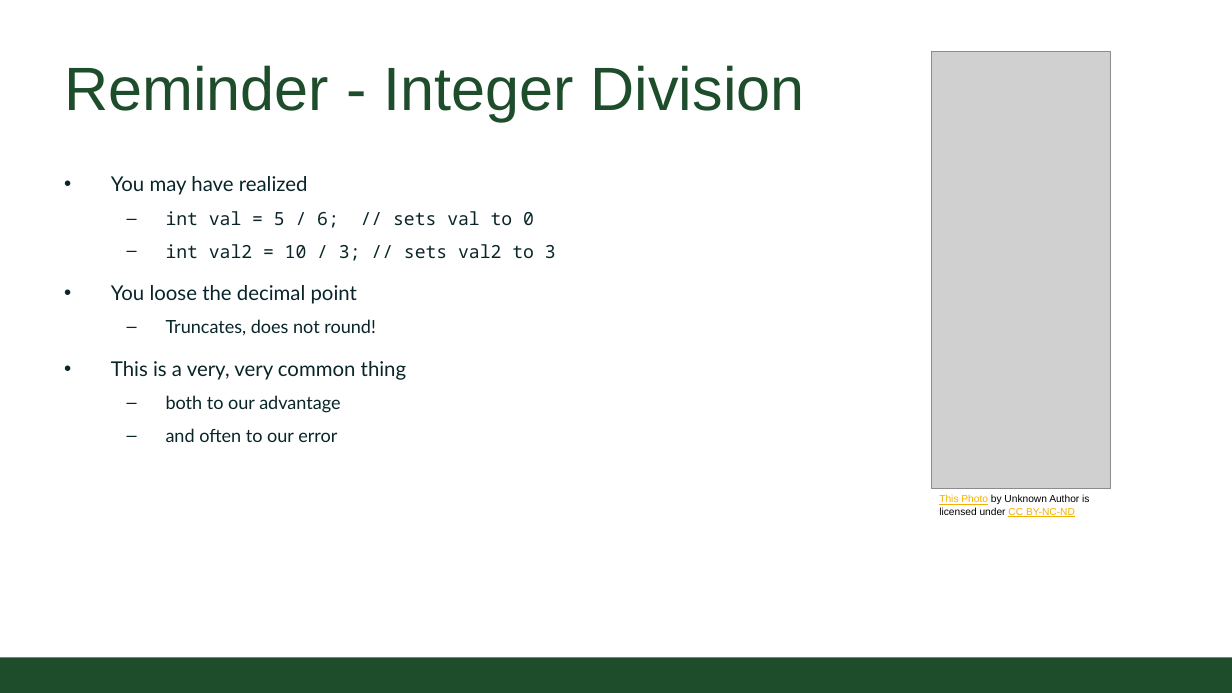
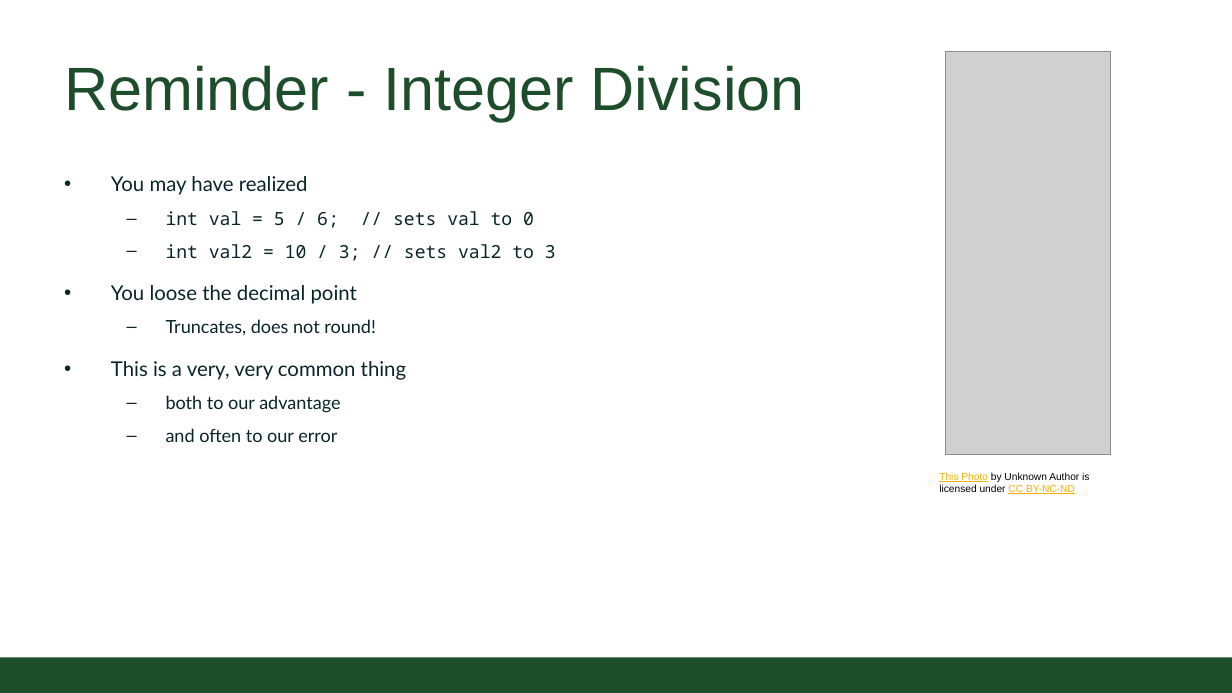
Before and after one commit to coloradostateuniversity/CSUCS1ClassExamples, a slide deck: slide 3 of slides/Online/2020/07c - modulo.pptx. Drawn at 1232x693 pixels with LibreOffice and Linux fonts; fonts in the diff are those of the drawing; grey boxes stand for pictures; background and template pictures are left out. Boxes give left, top, right and bottom in pixels: in the first picture for what was removed or moved away, otherwise in the second. Text is boxed around its words. In the diff, an @@ line names an element or a change of style, - is before the commit and + after.

```diff
--- a/slides/Online/2020/07c - modulo.pptx
+++ b/slides/Online/2020/07c - modulo.pptx
@@ picture: place and size @@
-picture at (931,51,1111,488)
+picture at (946,51,1111,454)
@@ text "This Photo by Unknown Author ...": place and size @@
-text "This Photo by Unknown Author ..." at (939,495,1089,517)
+text "This Photo by Unknown Author ..." at (939,472,1089,494)
```
Also in this commit, not shown: 4 other slides changed, 8 other files.
